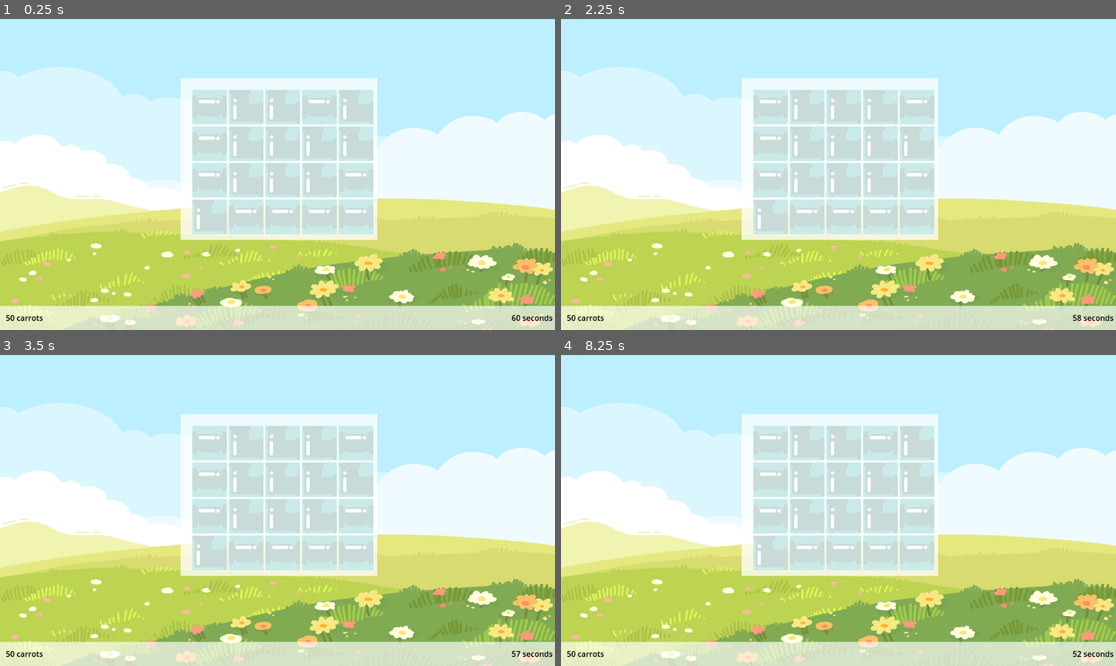
Above: before the commit, frames 1-4 (two rows, left to right).
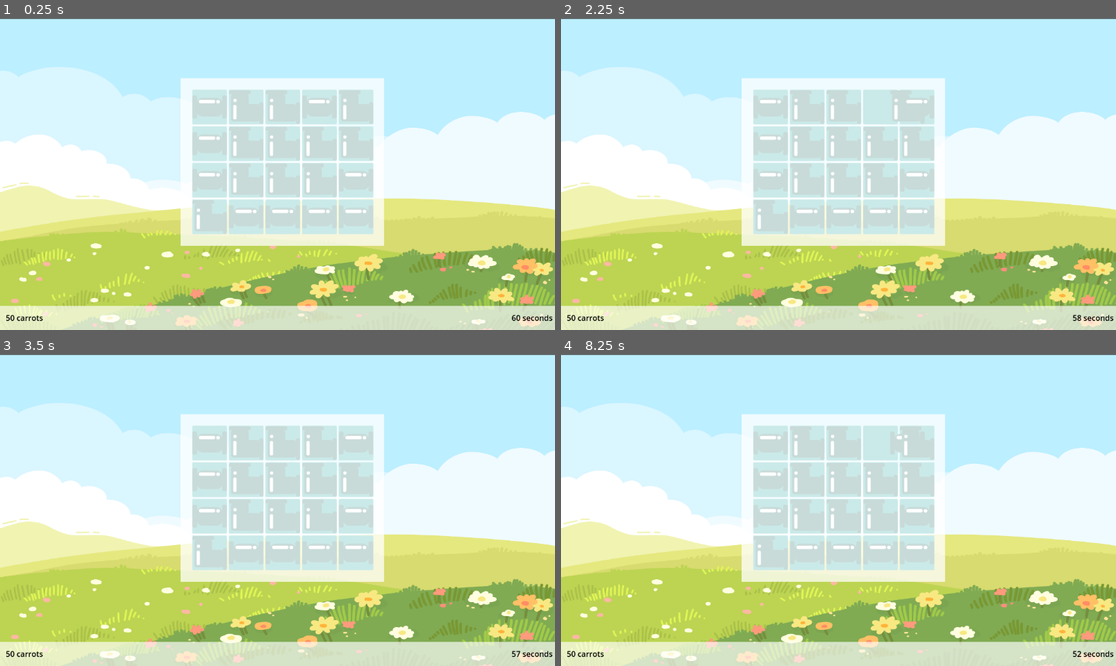
Above: after the commit, the same moments.

Repository: iPanja/gd_bunnies
Game: Godot game, scene res://Levels/puzzle_level.tscn
Same seed, same stepped clock (60 frames per second), same inputs: the game is played once before the commit and once after it.
Inputs (mouse positions are in pixels of both pictures, inside the frame that each line leads up to):
- Up to frame 1 (0.25 s): no input
- Up to frame 2 (2.25 s): tap Enter at 0.5, 2 s; move the mouse to (960, 158) at 0.52 s; click (960, 158) at 0.6 s; tap Space at 1.25 s; move the mouse to (727, 189) at 1.27 s; click (727, 189) at 1.35 s; move the mouse to (894, 105) at 2.02 s; click (894, 105) at 2.1 s
- Up to frame 3 (3.5 s): tap Space at 2.75 s; move the mouse to (249, 572) at 2.77 s; click (249, 572) at 2.85 s
- Up to frame 4 (8.25 s): tap Enter at 3.5 s; move the mouse to (1005, 556) at 3.52 s; click (1005, 556) at 3.6 s; tap Space at 4.25 s; move the mouse to (672, 463) at 4.27 s; click (672, 463) at 4.35 s; move the mouse to (866, 510) at 5.02 s; click (866, 510) at 5.1 s; move the mouse to (755, 432) at 5.77 s; click (755, 432) at 5.85 s; move the mouse to (960, 494) at 6.52 s; click (960, 494) at 6.6 s; move the mouse to (727, 525) at 7.27 s; click (727, 525) at 7.35 s; move the mouse to (894, 441) at 8.02 s; click (894, 441) at 8.1 s

The runs differ from the first frame. In frame 1, 1.2% of the frame differs, in the area x 32-70%, y 19-74%; in frame 2, 1.3%; in frame 3, 1.2%; in frame 4, 1.2%.

Commit message:
pipe swapping tween

Diff:
--- a/Scenes/Slot.tscn
+++ b/Scenes/Slot.tscn
@@ -26,3 +26,4 @@
 [node name="Node2D" parent="Panel" instance=ExtResource("2_4ujtp")]
 
 [connection signal="piece_dropped" from="Panel/Node2D" to="." method="_on_node_2d_piece_dropped"]
+[connection signal="swap_animation_finish" from="Panel/Node2D" to="." method="_on_node_2d_swap_animation_finish"]
--- a/Scripts/PuzzleManager.gd
+++ b/Scripts/PuzzleManager.gd
@@ -38,10 +38,13 @@
 signal redraw
 signal update_ui(remaining_sec: int)
 
+# Misc
+var anim_stack = []
+
 # Called when the node enters the scene tree for the first time.
 func _ready():
 	puzzle_container.set_position(Vector2(375,125))
-	puzzle_container.set_size(Vector2(piece_size*cols + 2*padding, piece_size*rows + 2*padding))
+	puzzle_container.set_size(Vector2(piece_size*cols + 2.6*padding, piece_size*rows + 2.5*padding))
 
 	grid_container.columns = cols
 	grid_container.set_size(Vector2(piece_size*cols, piece_size*rows))
@@ -93,6 +96,7 @@
 		grid_container.add_child(slot)
 		#slot.get_node("Panel/Node2D").connect("piece_dropped", _on_puzzle_piece_dropped)
 		slot.connect("on_pipe_dropped", _on_puzzle_piece_dropped)
+		slot.connect("on_swap_animation_finish", on_swap_animation_finish)
 
 		if slot_data: # This should always be true -> no empty slots will exist on the board
 			slot.set_slot_data(slot_data, index)
@@ -115,9 +119,19 @@
 			var source: SlotData = slot_data.duplicate()
 			var target: SlotData = board[target_index].duplicate()
 
-			board[source_index] = target
-			board[target_index] = source
-			self.emit_signal("redraw")
+			#board[source_index] = target
+			#board[target_index] = source
+			#self.emit_signal("redraw")
+
+			# Animation
+			var source_node = grid_container.get_child(target_index)
+			var dest_node = grid_container.get_child(source_index)
+			source_node.play_swap_animation(dest_node.global_position)
+			anim_stack.append([source_index, source, target_index, target])
+
+			# Snap piece that was moved, temporarily (until redraw after animation finishes)
+			dest_node.set_pipe_global_position(source_node.global_position)
+
 			return
 	# Move piece back
 	pipe_node.call("reset_to_initial_pos")
@@ -136,3 +150,10 @@
 	emit_signal("update_ui", remaining_sec)
 	if remaining_sec <= 0: # timer == 0 => game over
 		pass
+
+func on_swap_animation_finish():
+	var data = anim_stack.pop_front()
+	if data.size() > 3:
+		board[data[0]] = data[3]
+		board[data[2]] = data[1]
+		self.emit_signal("redraw")
--- a/Scripts/PuzzlePiece.gd
+++ b/Scripts/PuzzlePiece.gd
@@ -3,11 +3,14 @@
 @onready var sprite = $Sprite2D
 @onready var timer = $Timer
 
+
 var dragging = false
 var pos_offset = Vector2.ZERO
 var initial_pos = Vector2.ZERO
+var tween: Tween = null
 
 signal piece_dropped(piece)
+signal swap_animation_finish(piece)
 
 func _process(delta):
 	if dragging:
@@ -34,3 +37,15 @@
 
 func set_data(pipe_data: PipeData) -> void:
 	sprite.texture = pipe_data.texture
+
+func play_swap_animation(global_destination: Vector2):
+	if tween:
+		tween.kill()
+
+	#tween = get_tree().create_tween()
+	tween = create_tween()
+	tween.tween_property(self, "global_position", global_destination, 0.25)
+	tween.connect("finished", on_tween_finish)
+
+func on_tween_finish():
+	emit_signal("swap_animation_finish")
--- a/Scripts/Slot.gd
+++ b/Scripts/Slot.gd
@@ -6,20 +6,29 @@
 @onready var pipe_node: Node2D = $Panel/Node2D
 
 signal on_pipe_dropped(pipe_node, slot_data) # Signal that should be used by outside forces (Game Manager)
+signal on_swap_animation_finish()
 
 # Called when the node enters the scene tree for the first time.
 func _ready():
 	if slot_data:
 		set_slot_data(slot_data)
 
-func set_slot_data(slot_data: SlotData, index = null) -> void:
-	self.slot_data = slot_data
-	self.index = index
-	pipe_node.set_data(slot_data.pipe_data)
+func set_slot_data(new_slot_data: SlotData, new_index = null) -> void:
+	self.slot_data = new_slot_data
+	self.index = new_index
+	pipe_node.set_data(new_slot_data.pipe_data)
 
+func set_pipe_global_position(global_position: Vector2):
+	pipe_node.global_position = global_position
 
-func _on_node_2d_piece_dropped(piece):
+func _on_node_2d_piece_dropped(_piece):
 	emit_signal("on_pipe_dropped", pipe_node, slot_data, index)
 
 func reset_to_initial_pos():
 	pipe_node.reset_to_initial_pos()
+
+func _on_node_2d_swap_animation_finish():
+	emit_signal("on_swap_animation_finish")
+
+func play_swap_animation(global_destination: Vector2):
+	pipe_node.play_swap_animation(global_destination)
Not shown, added: Levels/puz77F1.tmp
Not shown, added: Levels/puz9DD7.tmp
Not shown, added: Levels/puzB815.tmp
